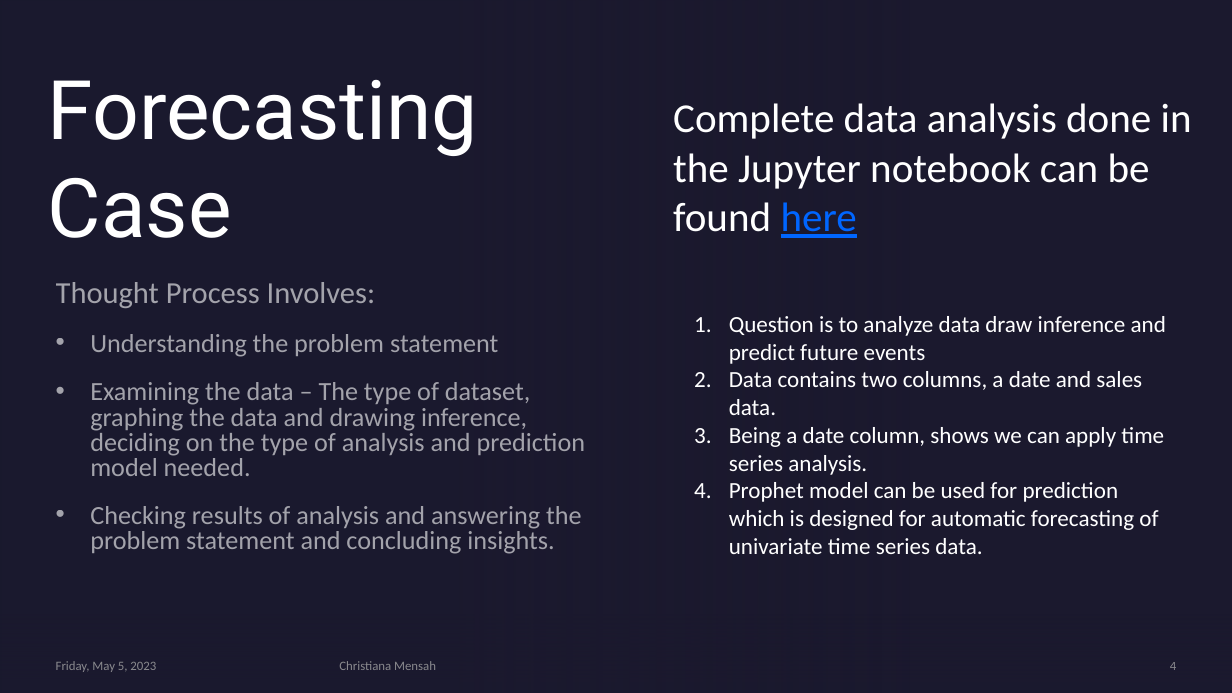
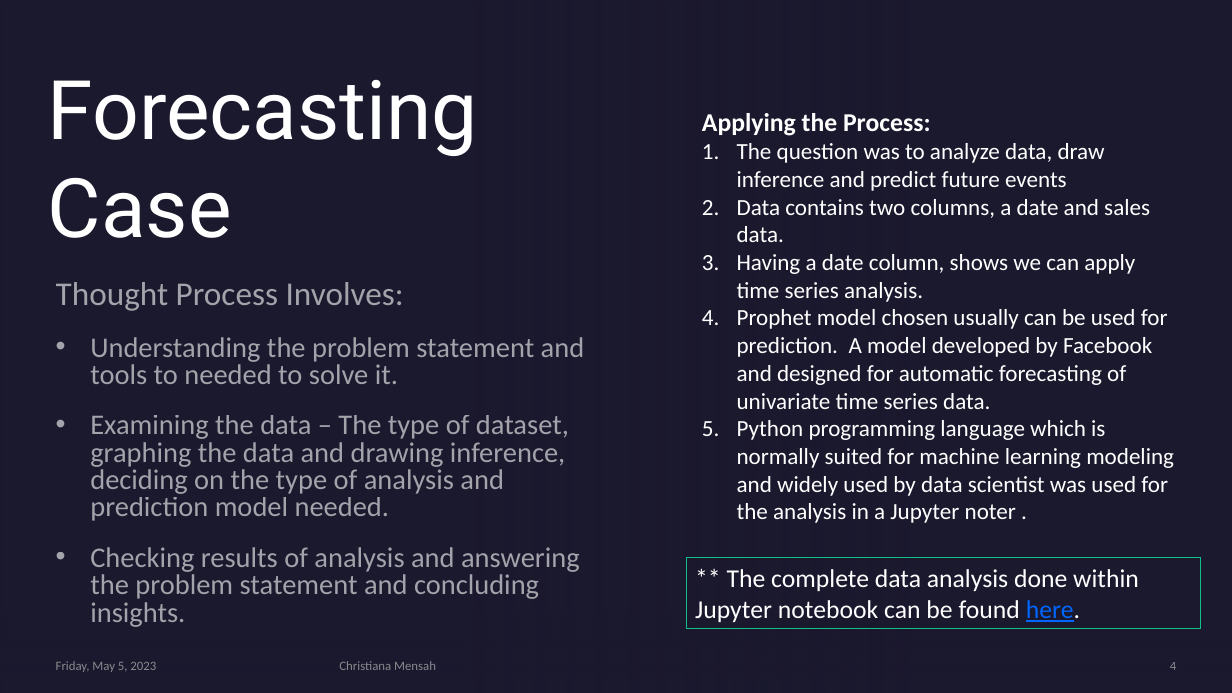
Before and after one commit to cmensah11/ForcastingCase, a slide deck: slide 4 of Forecast Analysis and SQL Queries.pptx. Drawn at 1232x693 pixels with LibreOffice and Linux fonts; fonts in the diff are those of the drawing; background and template pictures are left out. Boxes give left, top, right and bottom in pixels: in the first picture for what was removed or moved away, otherwise in the second. Text is boxed around its words. In the diff, an @@ line names an element or a change of style, - is before the commit and + after.

```diff
--- a/Forecast Analysis and SQL Queries.pptx
+++ b/Forecast Analysis and SQL Queries.pptx
@@ text "Applying the Process:": place and size @@
-text "Applying the Process:" at [729, 316, 1166, 554]
+text "Applying the Process:" at [702, 113, 1174, 523]
@@ text at [702, 113, 1105, 191]: text changed @@
-1. Question is to analyze data draw inference and predict future events
+Applying the Process:
+1. The question was to analyze data, draw inference and predict future events
@@ text at [737, 254, 1174, 523]: text changed @@
-3. Being a date column, shows we can apply time series analysis.
-4. Prophet model can be used for prediction which is designed for automatic forecasting of univariate time series data.
+3. Having a date column, shows we can apply time series analysis.
+4. Prophet model chosen usually can be used for prediction. A model developed by Facebook and designed for automatic forecasting of univariate time series data.
+5. Python programming language which is normally suited for machine learning modeling and widely used by data scientist was used for the analysis in a Jupyter noter .
@@ subtitle at [90, 334, 498, 357]: text changed; size 20.4 to 22.2 pt @@
-• Understanding the problem statement
+• Understanding the problem statement and tools to needed to solve it.
@@ subtitle at [90, 415, 580, 627]: size 23.8 to 25.9 pt in "Thought Process Involves:"; size 20.4 to 22.2 pt in "Examining the data – The type of ...", "Checking results of analysis and answering the ..." @@
@@ rectangle "** The complete data analysis ...": place and size @@
-rectangle "** The complete data analysis ..." at [673, 103, 1192, 238]
+rectangle "** The complete data analysis ..." at [687, 557, 1202, 628]
@@ rectangle "** The complete data analysis ..." at [687, 557, 1202, 628]: outline none to #13BE89 0.75 pt @@
@@ text in rectangle at [695, 569, 1139, 622]: text changed; size 32 to 20 pt @@
-Complete data analysis done in the Jupyter notebook can be found here
+** The complete data analysis done within Jupyter notebook can be found here.
```
Also in this commit, not shown: 1 other slide changed.
